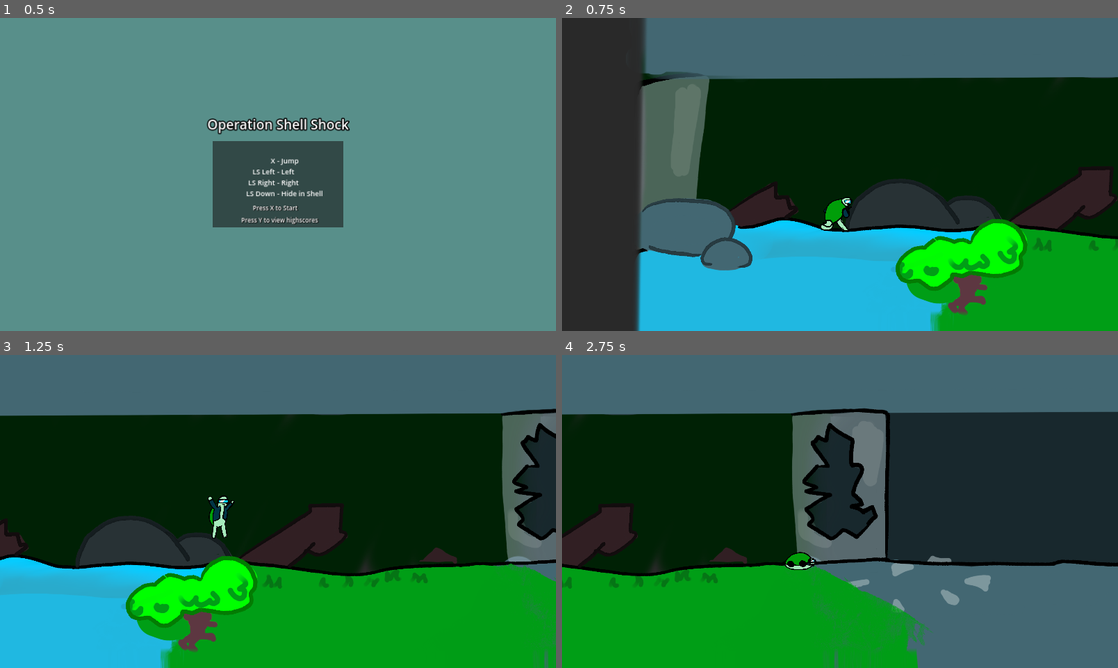
Above: before the commit, frames 1-4 (two rows, left to right).
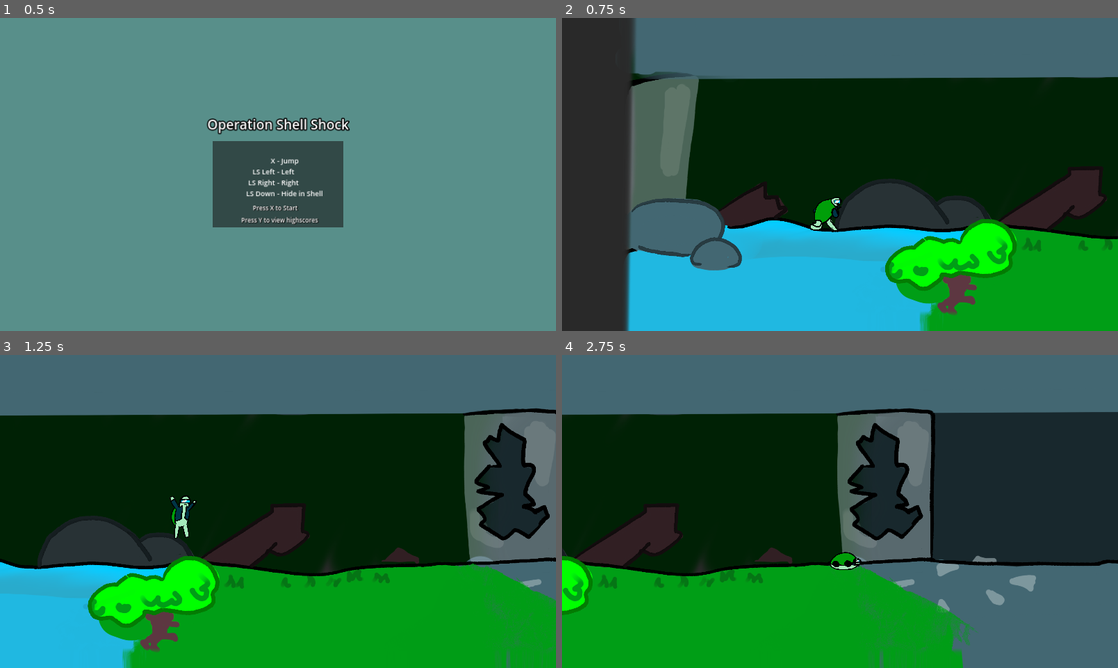
Above: after the commit, the same moments.

Repository: isterkvarn/operation_shell_shock
Game: Godot game, scene res://menus/main_menu/main_menu.tscn
Same seed, same stepped clock (60 frames per second), same inputs: the game is played once before the commit and once after it.
Inputs:
- Up to frame 1 (0.5 s): no input
- Up to frame 2 (0.75 s): tap X (start) at 0.5 s; hold D (ss_right) from 0.53 s (still down); tap Y (highscores) at 0.6 s
- Up to frame 3 (1.25 s): keep holding D (ss_right); tap W (ss_jump) at 0.77 s
- Up to frame 4 (2.75 s): tap X (start) at 1.35 s; tap W (ss_jump) at 1.52 s; release D (ss_right) at 2.03 s; hold A (ss_left) from 2.03 s (still down); hold J (switch_state) from 2.03 s (still down)

Frame 1 is identical in both runs. In frame 2, 9.6% of the frame differs, in the area x 11-100%, y 0-100%; in frame 3, 20%, in the area x 0-100%, y 16-100%; in frame 4, 19%.

Commit message:
fix: increase camera _offset_speed to 800

Diff:
--- a/player/camera/camera.gd
+++ b/player/camera/camera.gd
@@ -1,6 +1,6 @@
 extends Camera2D
 
-var _offset_sensitivity: int = 500
+var _offset_speed: int = 800
 var _x_offset: float = 0.0
 var _max_x_offset: float = 500
 var _min_x_offset: float = -200
@@ -19,7 +19,7 @@
 
 
 func _physics_process(delta):
-	_x_offset += Input.get_axis("ss_left", "ss_right") * delta * _offset_sensitivity
+	_x_offset += Input.get_axis("ss_left", "ss_right") * delta * _offset_speed
 	_x_offset = clamp(_x_offset, _min_x_offset, _max_x_offset)
 
 	position.x = lerp(position.x, player.global_position.x + _x_offset, _x_lerp_weight)
